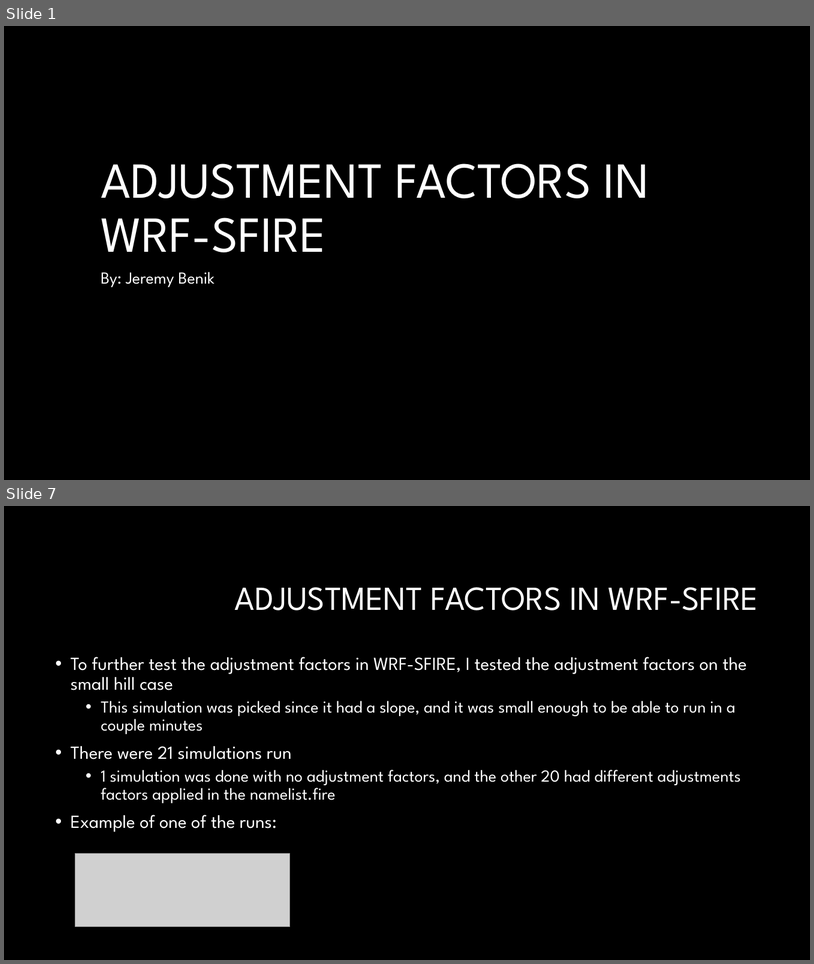
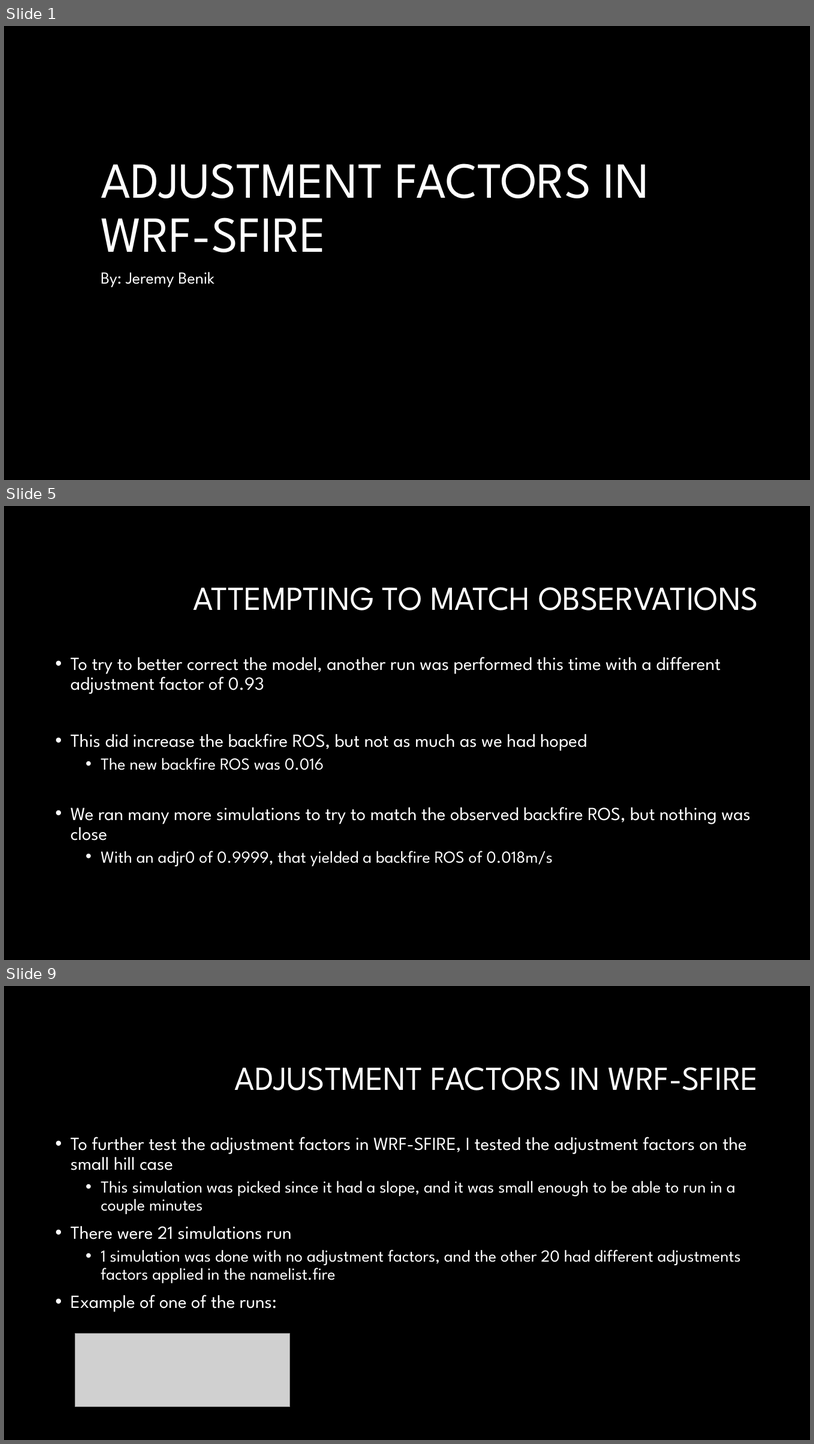
Before and after one commit to Jeremy-Benik/Meeting_Notes, a slide deck: Presentations/Adjustment_Factors.pptx. Shown one above the other, each under a label of ours: slides 1 and 7 before the commit, slides 1, 5 and 9 after it; the slides between them are not shown. The pictures are 814x964 and 814x1444 pixels, drawn with LibreOffice and Linux fonts; fonts in the diff are those of the drawing; grey boxes stand for pictures; background and template pictures are left out. Boxes give left, top, right and bottom in pixels: in the first picture for what was removed or moved away, otherwise in the second. Text is boxed around its words. In the diff, an @@ line names an element or a change of style, - is before the commit and + after.

```diff
--- a/Presentations/Adjustment_Factors.pptx
+++ b/Presentations/Adjustment_Factors.pptx
@@ slide 5 added at (4,506,810,960), background #000000 @@
@@ title added at (193,587,759,610), 40 pt, text #FFFFFF @@
+ATTEMPTING TO MATCH OBSERVATIONS
@@ text added at (71,657,751,866), 22 pt, text #FFFFFF @@
+• To try to better correct the model, another run was performed this time with a different adjustment factor of 0.93
+• This did increase the backfire ROS, but not as much as we had hoped
+  • The new backfire ROS was 0.016
+• We ran many more simulations to try to match the observed backfire ROS, but nothing was close
+  • With an adjr0 of 0.9999, that yielded a backfire ROS of 0.018m/s
@@ what was slide 7 is now slide 9 @@
```
Also in this commit, not shown: 6 slides changed, 1 other slide added, 1 other file.
